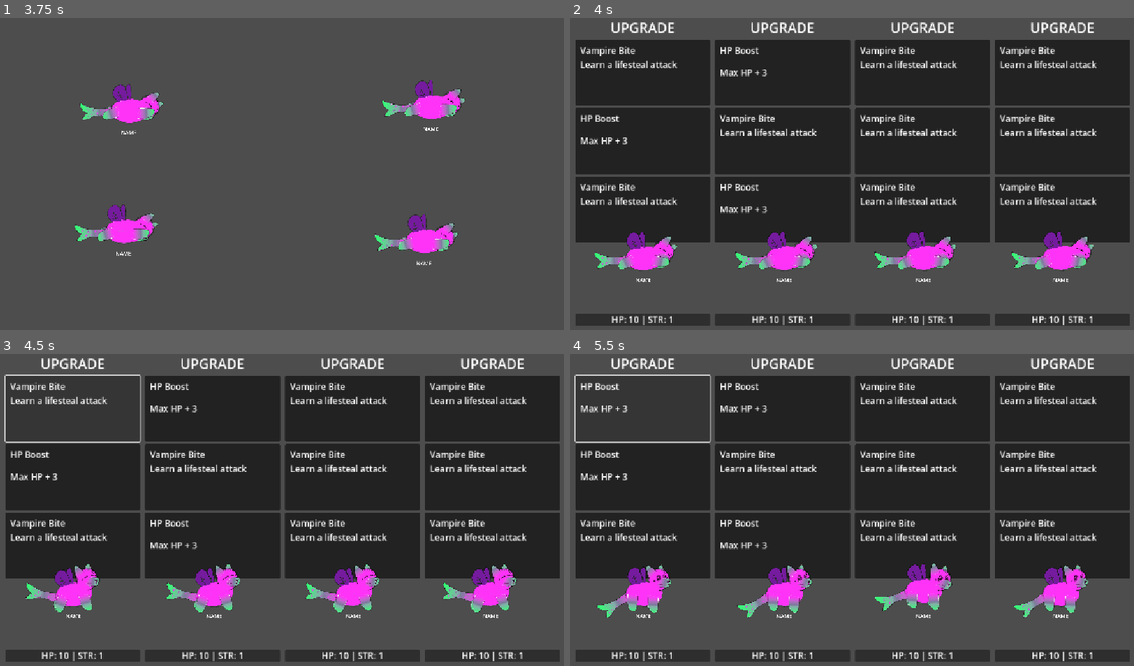
Above: before the commit, frames 1-4 (two rows, left to right).
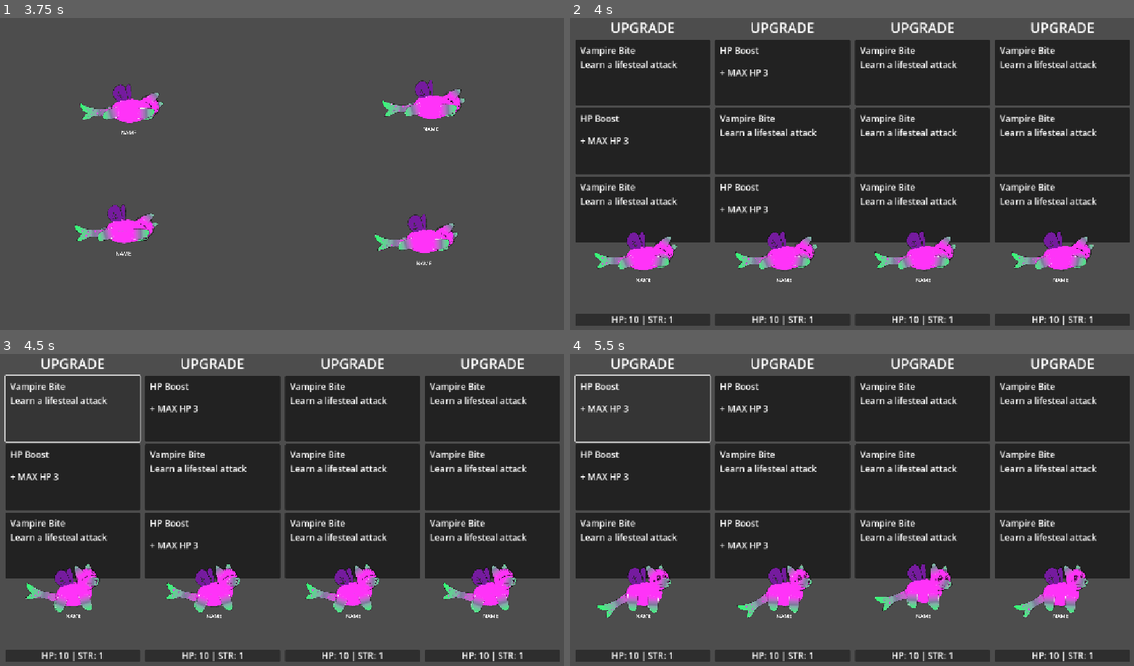
Above: after the commit, the same moments.

Repository: Galitie/tm2
Game: Godot game, scene res://test_scene.tscn
Two runs of this game, one before a commit and one after it. Both use one fixed random seed, a clock stepped at 60 frames per second and the inputs below.
Inputs (mouse positions are in pixels of both pictures, inside the frame that each line leads up to):
- Up to frame 1 (3.75 s): tap Enter (ui_accept) at 0.5, 0.77, 1.52, 3.02 s; hold Down (ui_down) from 2.03 s (still down)
- Up to frame 2 (4 s): keep holding Down (ui_down); tap Enter (ui_accept) at 3.77 s
- Up to frame 3 (4.5 s): release Down (ui_down) at 4.25 s; click (73, 407) at 4.27 s
- Up to frame 4 (5.5 s): tap Enter (ui_accept) at 5.27 s

Frame 1 is identical in both runs. In frame 2, 0.4% of the frame differs, in the area x 1-36%, y 16-63%; in frame 3, 0.4%; in frame 4, 0.5%.

Commit message:
Refactored card resource

Diff:
--- /dev/null
+++ b/Cards/bite_lifesteal.tres
@@ -0,0 +1,14 @@
+[gd_resource type="Resource" load_steps=2 format=3 uid="uid://3aquqn25lskq"]
+
+[ext_resource type="Script" uid="uid://bfco2om6esxdu" path="res://Cards/card_info.gd" id="1_1p3yw"]
+
+[resource]
+script = ExtResource("1_1p3yw")
+card_name = "Vampire Bite"
+description = "Learn a lifesteal attack"
+type = "melee"
+state_id = "bitelifesteal"
+limited_to_one = true
+attribute_1 = 0
+attribute_label = ""
+attribute_amount = 0
--- a/Cards/card.gd
+++ b/Cards/card.gd
@@ -20,15 +20,20 @@
 func choose_card_resource():
 	reset_card()
 	chosen_resource = resource_array.pick_random()
+	if chosen_resource.limited_to_one:
+		print("can only have one")
+		# The card creation needs to consider if the monster already has that ability and the card is limited to one.
+		# If the monster already has it, it needs to pick a different one.
+		# Monster keeps it's list of states in
 	%Title.text = chosen_resource.card_name
-	%Stat.text = chosen_resource.hp_name
-	%Amount.text = str(chosen_resource.hp)
 	%Description.text = chosen_resource.description
+	%Stat.text = chosen_resource.attribute_label_1
+	%Amount.text = str(chosen_resource.attribute_amount_1)
 	if chosen_resource.description:
 		%Description.visible = true
-	if chosen_resource.hp:
+	if chosen_resource.attribute_label_1:
 		%Stat.visible = true
-	if chosen_resource.hp_name:
+	if chosen_resource.attribute_amount_1:
 		%Amount.visible = true
 
 
--- a/Cards/card.tscn
+++ b/Cards/card.tscn
@@ -1,6 +1,6 @@
 [gd_scene load_steps=3 format=3 uid="uid://dgbiaduauaghx"]
 
-[ext_resource type="Theme" uid="uid://dh465xlsj7ugx" path="res://Theme.tres" id="1_8erfr"]
+[ext_resource type="Theme" uid="uid://dh465xlsj7ugx" path="res://UI/Theme.tres" id="1_8erfr"]
 [ext_resource type="Script" uid="uid://cq8swxb4ogvaj" path="res://Cards/card.gd" id="2_0simy"]
 
 [node name="Panel" type="PanelContainer"]
--- a/Cards/card_info.gd
+++ b/Cards/card_info.gd
@@ -1,7 +1,22 @@
 extends Resource
+
 
 @export var card_name : String
 @export var description : String
+@export_enum("melee", "ranged", "charge", "block", "passive", "immediate") var type : String
 @export var state_id : String
-@export var hp_name : String
-@export var hp : int
+@export var limited_to_one : bool
+
+@export_group("Attributes")
+enum Attributes {NONE,HP}
+@export var attribute_1 : Attributes
+@export var attribute_label_1 : String
+@export var attribute_amount_1: int
+
+@export var attribute_2 : Attributes
+@export var attribute_label_2 : String
+@export var attribute_amount_2: int
+
+@export var attribute_3 : Attributes
+@export var attribute_label_3 : String
+@export var attribute_amount_3: int
--- a/Cards/hp.tres
+++ b/Cards/hp.tres
@@ -6,6 +6,15 @@
 script = ExtResource("1_mklda")
 card_name = "HP Boost"
 description = ""
+type = "immediate"
 state_id = ""
-hp_name = "Max HP +"
-hp = 3
+limited_to_one = false
+attribute_1 = 1
+attribute_label_1 = "+ MAX HP"
+attribute_amount_1 = 3
+attribute_2 = 0
+attribute_label_2 = ""
+attribute_amount_2 = 0
+attribute_3 = 0
+attribute_label_3 = ""
+attribute_amount_3 = 0
--- a/Cards/lifesteal.tres
+++ /dev/null
@@ -1,11 +0,0 @@
-[gd_resource type="Resource" load_steps=2 format=3 uid="uid://3aquqn25lskq"]
-
-[ext_resource type="Script" uid="uid://bfco2om6esxdu" path="res://Cards/card_info.gd" id="1_riv36"]
-
-[resource]
-script = ExtResource("1_riv36")
-card_name = "Vampire Bite"
-description = "Learn a lifesteal attack"
-state_id = "bitelifesteal"
-hp_name = ""
-hp = 0
--- a/player_upgrade_panel.tscn
+++ b/UI/player_upgrade_panel.tscn
@@ -1,6 +1,6 @@
 [gd_scene load_steps=3 format=3 uid="uid://ba3142spsuljy"]
 
-[ext_resource type="Script" uid="uid://b8r2s0kgideul" path="res://player_upgrade_panel.gd" id="1_kvryu"]
+[ext_resource type="Script" uid="uid://b8r2s0kgideul" path="res://UI/player_upgrade_panel.gd" id="1_kvryu"]
 [ext_resource type="PackedScene" uid="uid://dgbiaduauaghx" path="res://Cards/card.tscn" id="1_qh1v2"]
 
 [node name="PlayerUpgradePanel" type="MarginContainer" groups=["PlayerUpgradePanel"]]
--- a/upgrade_menu.tscn
+++ b/UI/upgrade_menu.tscn
@@ -1,8 +1,8 @@
 [gd_scene load_steps=4 format=3 uid="uid://caig5oumsc857"]
 
-[ext_resource type="Theme" uid="uid://dh465xlsj7ugx" path="res://Theme.tres" id="1_sx8i1"]
-[ext_resource type="Script" uid="uid://b72ksksy2twh2" path="res://upgrade_menu.gd" id="2_tug6p"]
-[ext_resource type="PackedScene" uid="uid://ba3142spsuljy" path="res://player_upgrade_panel.tscn" id="3_tnm5o"]
+[ext_resource type="Theme" uid="uid://dh465xlsj7ugx" path="res://UI/Theme.tres" id="1_sx8i1"]
+[ext_resource type="Script" uid="uid://b72ksksy2twh2" path="res://UI/upgrade_menu.gd" id="2_tug6p"]
+[ext_resource type="PackedScene" uid="uid://ba3142spsuljy" path="res://UI/player_upgrade_panel.tscn" id="3_tnm5o"]
 
 [node name="UpgradeMenu" type="Control"]
 layout_mode = 3
--- a/icon.svg
+++ /dev/null
@@ -1 +0,0 @@
-<svg xmlns="http://www.w3.org/2000/svg" width="128" height="128"><rect width="124" height="124" x="2" y="2" fill="#363d52" stroke="#212532" stroke-width="4" rx="14"/><g fill="#fff" transform="translate(12.322 12.322)scale(.101)"><path d="M105 673v33q407 354 814 0v-33z"/><path fill="#478cbf" d="m105 673 152 14q12 1 15 14l4 67 132 10 8-61q2-11 15-15h162q13 4 15 15l8 61 132-10 4-67q3-13 15-14l152-14V427q30-39 56-81-35-59-83-108-43 20-82 47-40-37-88-64 7-51 8-102-59-28-123-42-26 43-46 89-49-7-98 0-20-46-46-89-64 14-123 42 1 51 8 102-48 27-88 64-39-27-82-47-48 49-83 108 26 42 56 81zm0 33v39c0 276 813 276 814 0v-39l-134 12-5 69q-2 10-14 13l-162 11q-12 0-16-11l-10-65H446l-10 65q-4 11-16 11l-162-11q-12-3-14-13l-5-69z"/><path d="M483 600c0 34 58 34 58 0v-86c0-34-58-34-58 0z"/><circle cx="725" cy="526" r="90"/><circle cx="299" cy="526" r="90"/></g><g fill="#414042" transform="translate(12.322 12.322)scale(.101)"><circle cx="307" cy="532" r="60"/><circle cx="717" cy="532" r="60"/></g></svg>
--- a/main.gd
+++ b/main.gd
@@ -42,7 +42,7 @@
 
 
 func set_fight_mode():
-	#$SuddenDeathTimer.start()
+	$SuddenDeathTimer.start()
 	dead_monsters = 0
 	get_node("UpgradePanel").visible = false
 	for player in players:
@@ -81,9 +81,10 @@
 func card_pressed(card):
 	var player = card.upgrade_panel.player
 	player.upgrade_points -= 1
-	if card.chosen_resource.hp:
-		player.monster.max_hp += card.chosen_resource.hp
-		player.monster.apply_hp(player.monster.max_hp)
+	if card.chosen_resource.attribute_1 != 0:
+		if card.chosen_resource.attribute_1 == 1: #HP
+			player.monster.max_hp += card.chosen_resource.attribute_amount_1
+			player.monster.apply_hp(player.monster.max_hp)
 	if card.chosen_resource.state_id and not player.monster.state_machine.state_choices.has(card.chosen_resource.state_id):
 		player.monster.state_machine.state_choices.append(card.chosen_resource.state_id)
 	card.upgrade_panel.update_stats()
--- a/monster.tscn
+++ b/monster.tscn
@@ -26,8 +26,8 @@
 [ext_resource type="Script" uid="uid://ljj4p0w8v65v" path="res://StateMachine/punch.gd" id="22_lrr1d"]
 [ext_resource type="Script" uid="uid://cfc0n2o6rngal" path="res://StateMachine/knocked_out.gd" id="24_u8wmr"]
 [ext_resource type="Script" uid="uid://lwl5h5lf00gg" path="res://Cards/bite_life_steal.gd" id="25_ce3e3"]
-[ext_resource type="StyleBox" uid="uid://b1cqxdsndopa" path="res://hp_green.tres" id="25_o122v"]
-[ext_resource type="Theme" uid="uid://dh465xlsj7ugx" path="res://Theme.tres" id="25_s0vvg"]
+[ext_resource type="StyleBox" uid="uid://b1cqxdsndopa" path="res://UI/hp_green.tres" id="25_o122v"]
+[ext_resource type="Theme" uid="uid://dh465xlsj7ugx" path="res://UI/Theme.tres" id="25_s0vvg"]
 [ext_resource type="Script" uid="uid://bljsuke2bqro" path="res://StateMachine/reset.gd" id="26_3x5v3"]
 [ext_resource type="Script" uid="uid://cmy3x5k4a4fuf" path="res://StateMachine/upgrade.gd" id="27_14274"]
 [ext_resource type="Script" uid="uid://ba7gh8a7p08qu" path="res://StateMachine/fight_start.gd" id="28_hqfdu"]
--- a/project.godot
+++ b/project.godot
@@ -13,7 +13,6 @@
 config/name="TM2"
 run/main_scene="res://test_scene.tscn"
 config/features=PackedStringArray("4.4", "GL Compatibility")
-config/icon="res://icon.svg"
 
 [autoload]
 
--- a/test_scene.tscn
+++ b/test_scene.tscn
@@ -3,7 +3,7 @@
 [ext_resource type="PackedScene" uid="uid://d3fkc0o45x3ja" path="res://monster.tscn" id="1_7a21h"]
 [ext_resource type="Script" uid="uid://dufq3qd8bqo5y" path="res://main.gd" id="1_fnpeg"]
 [ext_resource type="Script" uid="uid://bw5vr4ucfdgof" path="res://player.gd" id="2_coq8p"]
-[ext_resource type="PackedScene" uid="uid://caig5oumsc857" path="res://upgrade_menu.tscn" id="3_sasra"]
+[ext_resource type="PackedScene" uid="uid://caig5oumsc857" path="res://UI/upgrade_menu.tscn" id="3_sasra"]
 
 [sub_resource type="RectangleShape2D" id="RectangleShape2D_vp4v2"]
 size = Vector2(1174, 20)
Renamed: Theme.tres -> UI/Theme.tres
Renamed: hp_green.tres -> UI/hp_green.tres
Renamed: hp_red.tres -> UI/hp_red.tres
Renamed: player_upgrade_panel.gd -> UI/player_upgrade_panel.gd
Renamed: player_upgrade_panel.gd.uid -> UI/player_upgrade_panel.gd.uid
Renamed: upgrade_menu.gd -> UI/upgrade_menu.gd
Renamed: upgrade_menu.gd.uid -> UI/upgrade_menu.gd.uid
Not shown, removed: icon.svg.import
